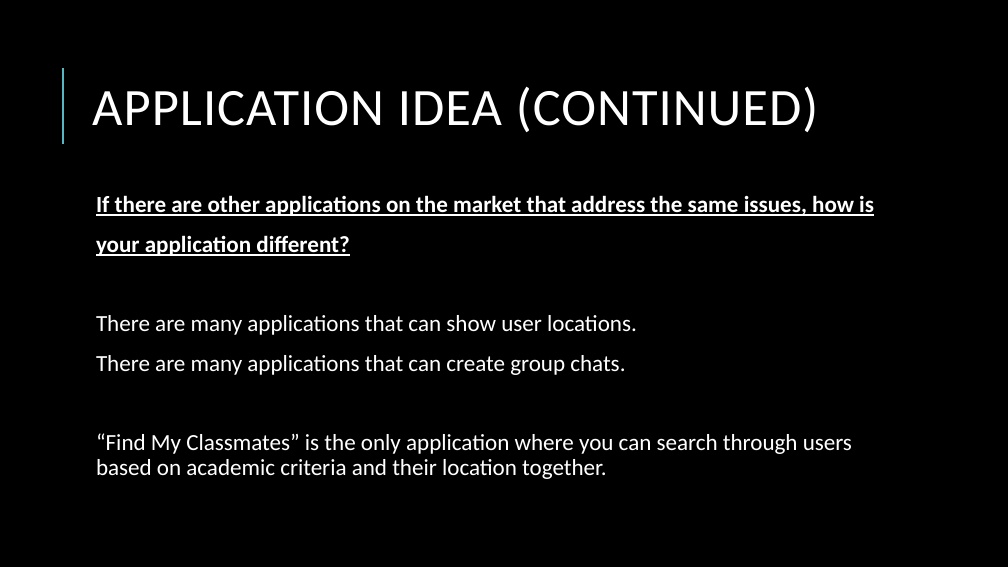
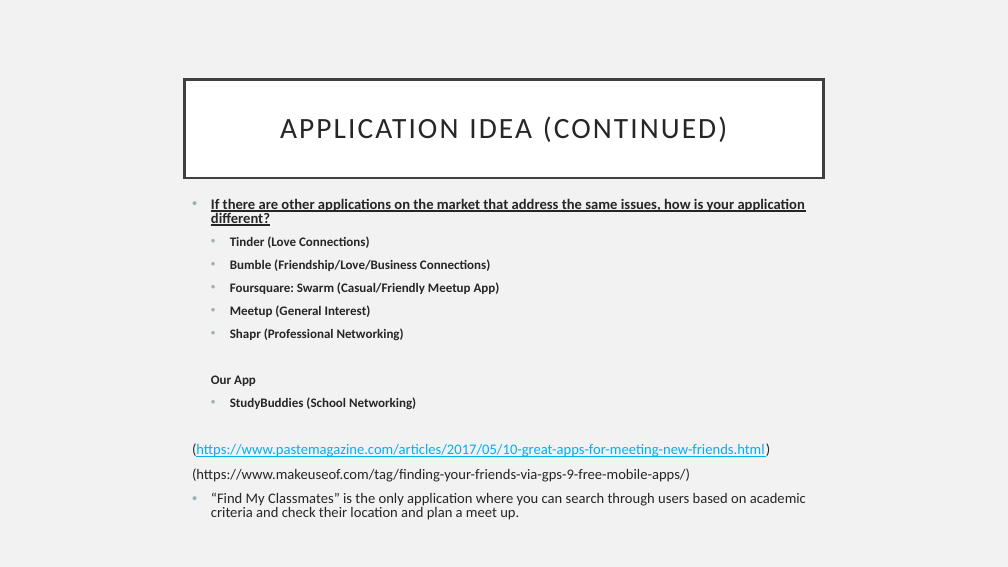
Before and after one commit to Randy424/MobileProgrammingProject1, a slide deck: slide 5 of mobile_pres_1.pptx. Drawn at 1008x567 pixels with LibreOffice and Linux fonts; fonts in the diff are those of the drawing. Boxes give left, top, right and bottom in pixels: in the first picture for what was removed or moved away, otherwise in the second. Text is boxed around its words. In the diff, an @@ line names an element or a change of style, - is before the commit and + after.

```diff
--- a/mobile_pres_1.pptx
+++ b/mobile_pres_1.pptx
@@ background #000000 to #F2F2F2 @@
@@ line removed from (63, 144) to (63, 68) @@
@@ title "APPLICATION IDEA (CONTINUED)": place and size @@
-title "APPLICATION IDEA (CONTINUED)" at box(92, 86, 819, 132)
+title "APPLICATION IDEA (CONTINUED)" at box(185, 79, 823, 178)
@@ title "APPLICATION IDEA (CONTINUED)" at box(185, 79, 823, 178): size 50 to 28 pt, text colour #FFFFFF to #262626, letter spacing 1 to 2 pt; alignment left to centre; line spacing 0.8 to 0.9; fill none to #FFFFFF; outline none to #404040 2.5 pt @@
@@ text at box(192, 197, 806, 520): text changed; size 22 to 13.9 pt; text colour #FFFFFF to #262626 @@
-  If there are other applications on the market that address the same issues, how is
-  your application different?
-  There are many applications that can show user locations.
-  There are many applications that can create group chats.
-  “Find My Classmates” is the only application where you can search through users based on academic criteria and their location together.
+• If there are other applications on the market that address the same issues, how is your application different?
+  • Tinder (Love Connections)
+  • Bumble (Friendship/Love/Business Connections)
+  • Foursquare: Swarm (Casual/Friendly Meetup App)
+  • Meetup (General Interest)
+  • Shapr (Professional Networking)
+  Our App
+  • StudyBuddies (School Networking)
+(https://www.pastemagazine.com/articles/2017/05/10-great-apps-for-meeting-new-friends.html)
+(https://www.makeuseof.com/tag/finding-your-friends-via-gps-9-free-mobile-apps/)
+• “Find My Classmates” is the only application where you can search through users based on academic criteria and check their location and plan a meet up.
```
Also in this commit, not shown: 6 other slides changed, 1 slide added, 1 other file.
